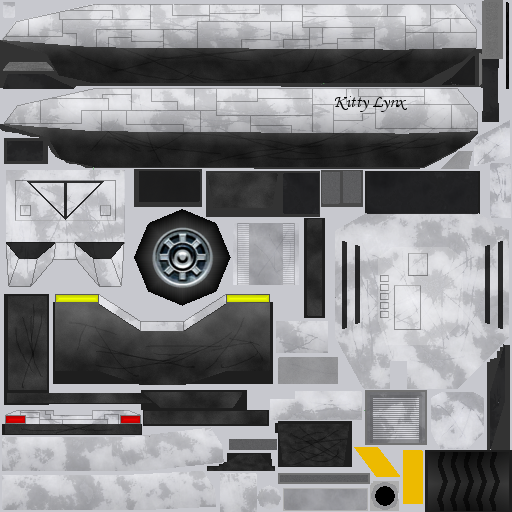
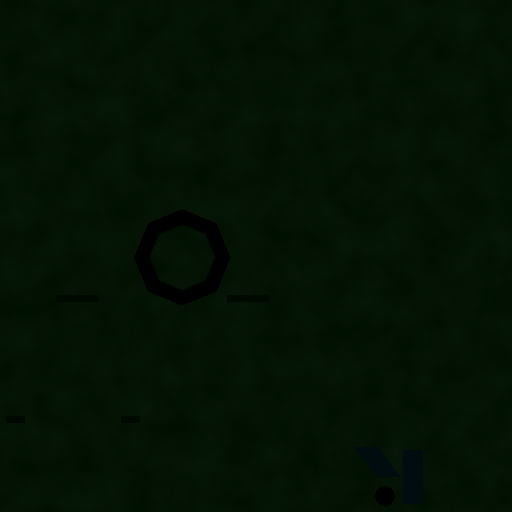
Layer changes from the first 512x512 image to the second:
showed "Tex2 Corpse", painted on it over [0, 0, 512, 512]
showed "Tex2 Decals" over [6, 209, 423, 506]
showed "Tex2 Layer" over [0, 0, 512, 512]
showed "Corpse Decals" over [0, 0, 512, 512]
added layer "Tex2 Corpse Overlay" above "Tex1 Corpse" over [0, 0, 512, 512]
showed "Tex1 Corpse" over [0, 0, 512, 512]
